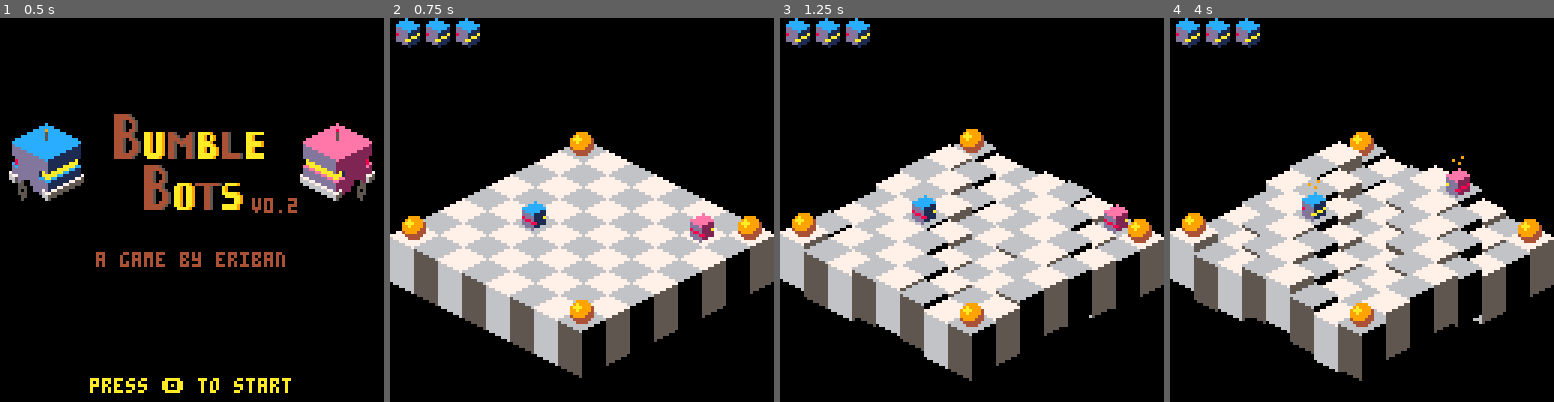
Above: before the commit, frames 1-4 (left to right).
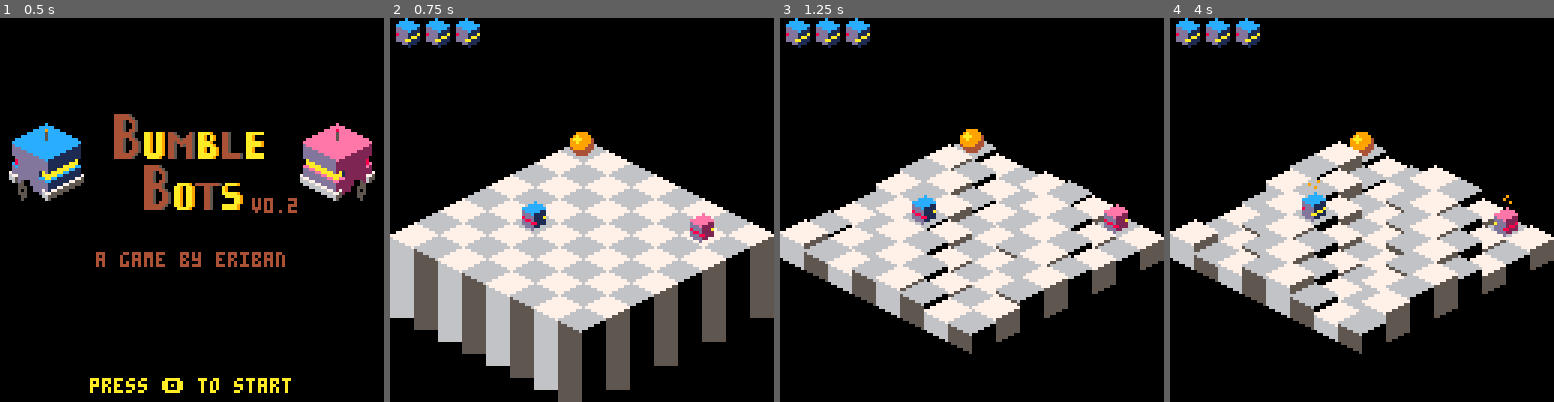
Above: after the commit, the same moments.

Repository: erwinbonsma/BumbleBotsPico8
Game: PICO-8 cartridge rolmops.p8
Same seed, same stepped clock (60 frames per second), same inputs: the game is played once before the commit and once after it.
Inputs:
- Up to frame 1 (0.5 s): no input
- Up to frame 2 (0.75 s): tap O (Z key) at 0.7 s
- Up to frame 3 (1.25 s): no input
- Up to frame 4 (4 s): hold Right 1.6-2.1 s; tap O (Z key) every 0.4 s from 1.7 to 3.7 s; hold Up 2.15-2.42 s; hold Right 2.47-3.03 s; hold Left 3.08-3.58 s; hold Down 3.63-3.97 s

Frame 1 is identical in both runs. In frame 2, 6.8% of the frame differs, in the area x 0-100%, y 51-100%; in frame 3, 5.5%; in frame 4, 6.3%.

Commit message:
Map drawing improvements
Added border to front of map to ensure nice, fixed edge.
Optionally repeat bottom part of map tile sprite to extend them without requiring additional sprite storage space. Updated tile sprites accordingly.

Diff:
--- a/rolmops.p8
+++ b/rolmops.p8
@@ -24,11 +24,11 @@
 
 pickups={
  {--level 1
-  {2,2},{9,2},{2,9},{9,9}
+  {2,2}--,{9,2},{2,9},{9,9}
  },
  {--level 2
-  {2,2},{9,2},{2,9},
-  {4,4},{8,4},{4,8},{8,8}
+  {2,2}--,{9,2},{2,9},
+ -- {4,4},{8,4},{4,8},{8,8}
  }
 }
 enemies={
@@ -42,46 +42,52 @@
 
 --fields
 -- sprite index, sprite height,
--- sprite y-delta,
+-- sprite y-delta, sprite repeat,
 -- checker,
 -- height0, flexibility
 tiletypes={}
 
 --basic, normal flexibility
-tiletypes[0]={0,3,0,true,0,3}
+tiletypes[0]={0,3,0,1,true,0,3}
 
 --basic, fixed
-tiletypes[1]={0,3,0,true,0,0}
+tiletypes[1]={0,3,0,0,true,0,0}
 
 --basic, low flexibility
-tiletypes[2]={0,3,0,true,0,1}
+tiletypes[2]={0,3,0,0,true,0,1}
 
 --elevator, up+down
-tiletypes[3]={2,3,0,false,0,10}
+tiletypes[3]={2,3,0,2,false,0,10}
 
 --pillar, moving
-tiletypes[4]={4,3,0,false,0,2}
+tiletypes[4]={4,3,0,2,false,0,2}
 
 --pillar, fixed
-tiletypes[5]={4,3,0,false,0,0}
+tiletypes[5]={4,3,0,1,false,0,0}
 
 --tower1, fixed
-tiletypes[6]={6,4,-4,false,20,0}
+tiletypes[6]={6,4,-4,1,false,20,0}
 
 --tower2, fixed
-tiletypes[7]={8,4,-1,false,15,0}
+tiletypes[7]={8,4,-1,1,false,15,0}
 
 --bridge, middle
-tiletypes[8]={14,3,0,false,8,0}
+tiletypes[8]={36,3,0,0,false,8,0}
 
 --bridge, top-left
-tiletypes[9]={10,3,0,false,8,0}
+tiletypes[9]={10,3,0,2,false,8,0}
 
 --bridge, bottom-right
-tiletypes[10]={12,3,0,false,8,0}
-
---gap
-tiletypes[31]={-1,0,0,false,-255,0}
+tiletypes[10]={12,3,0,1,false,8,0}
+
+--gap, row-dir, front
+tiletypes[33]={49,2,-248,2,false,-256,0}
+
+--gap, col-dir, front
+tiletypes[34]={48,2,-248,2,false,-256,0}
+
+--gap, back
+tiletypes[35]={-1,0,-248,0,false,-256,0}
 
 clock=0
 
@@ -154,10 +160,11 @@
  o.sprite_index=props[1]
  o.sprite_height=props[2]
  o.sprite_ydelta=props[3]
- o.checker=props[4]
+ o.sprite_repeat=props[4]
+ o.checker=props[5]
  o.height0=
-  props[5]+2*(o.tiletype%8)
- o.flex=props[6]
+  props[6]+2*(o.tiletype%8)
+ o.flex=props[7]
 
  o.height=0
  o.movers={}
@@ -289,8 +296,12 @@
    local unit={}
    unit.col=c
    unit.row=r
-   if is_border then
-    unit.tiletype=31*8
+   if c==o.ncol then
+    unit.tiletype=34*8
+   elseif r==o.nrow then
+    unit.tiletype=33*8
+   elseif c==1 or r==1 then
+    unit.tiletype=35*8
    else
     unit.tiletype=
      mget(x0+c-2,y0+r-2)
@@ -409,7 +420,18 @@
   spr(
    unit.sprite_index,
    x,y+unit.sprite_ydelta,
-   2,unit.sprite_height)
+   2,unit.sprite_height
+  )
+  for i=1,unit.sprite_repeat do
+   spr(
+    unit.sprite_index+
+    (unit.sprite_height-1)*16,
+    x,
+    y+unit.sprite_ydelta+
+    (unit.sprite_height+i-1)*8,
+    2,1
+   )
+  end
   pal()
  end
 
Not shown, changed: 64 lines of the sprite sheet (__gfx__) section of rolmops.p8
